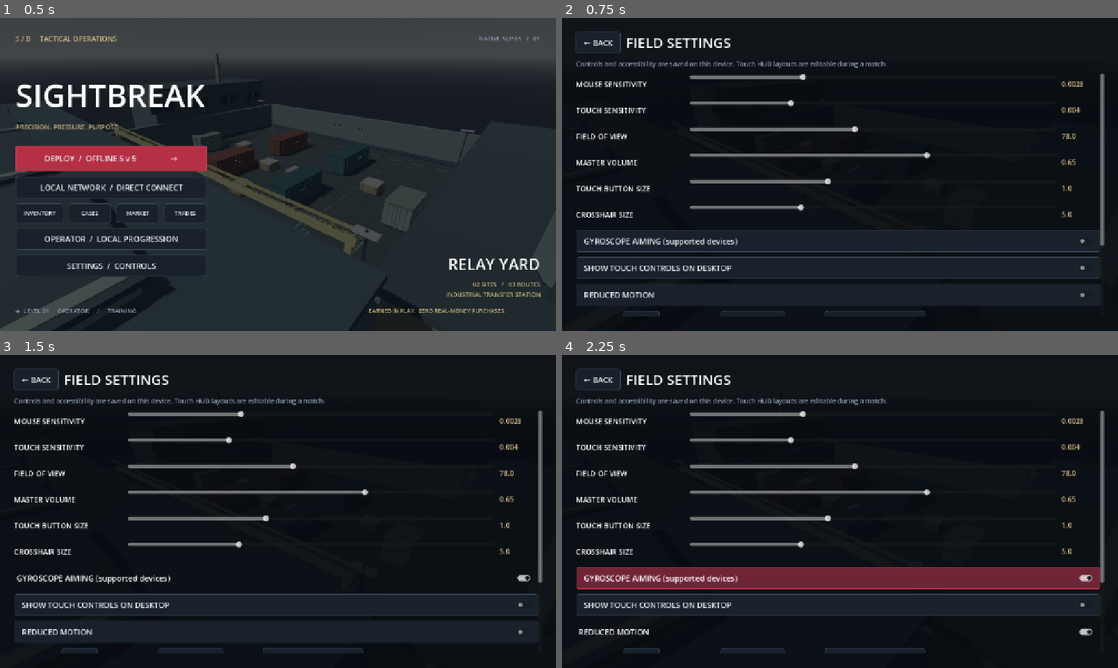
Above: before the commit, frames 1-4 (two rows, left to right).
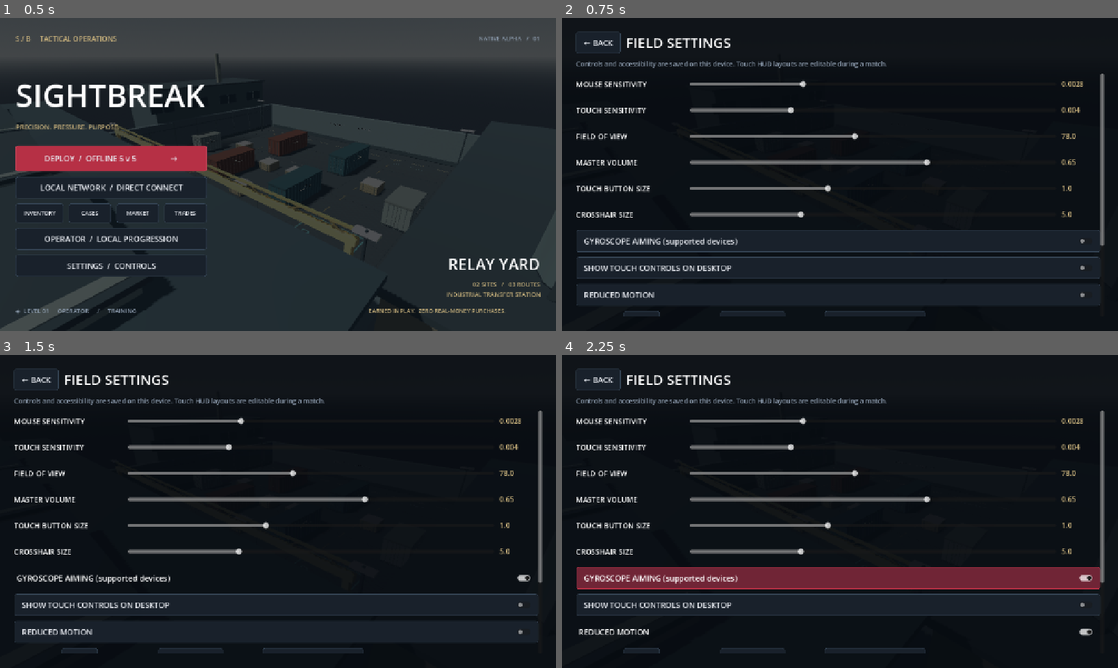
Above: after the commit, the same moments.

Repository: calebaiken/sightbreak
Game: Godot game, scene res://main.tscn
Two runs of this game, one before a commit and one after it. Both use one fixed random seed, a clock stepped at 60 frames per second and the inputs below.
Inputs:
- Up to frame 1 (0.5 s): no input
- Up to frame 2 (0.75 s): click "SETTINGS / CONTROLS" at 0.5 s
- Up to frame 3 (1.5 s): click "GYROSCOPE AIMING (supported d…" at 1.25 s
- Up to frame 4 (2.25 s): click "REDUCED MOTION" at 2 s

Frame 1 is identical in both runs. In frame 2, 3.9% of the frame differs, in the area x 23-67%, y 17-64%; in frame 3, 3.9%; in frame 4, 3.9%.

Commit message:
Clear touch HUD text overlaps verified in native landscape captures

Diff:
--- a/game/scripts/main.gd
+++ b/game/scripts/main.gd
@@ -352,6 +352,7 @@
 	slider.step = step
 	slider.value = float(profile.data.settings[key])
 	slider.size_flags_horizontal = Control.SIZE_EXPAND_FILL
+	slider.size_flags_vertical = Control.SIZE_SHRINK_CENTER
 	row.add_child(slider)
 	var value := label(str(slider.value), 16, GOLD)
 	value.custom_minimum_size.x = 90
@@ -515,7 +516,10 @@
 	top.add_child(side)
 	action_label = wrapped_label("", 16, GOLD)
 	action_label.horizontal_alignment = HORIZONTAL_ALIGNMENT_RIGHT
-	side.add_child(action_label)
+	var action_margin := MarginContainer.new()
+	action_margin.add_theme_constant_override("margin_right", 80 if uses_touch_controls() else 0)
+	side.add_child(action_margin)
+	action_margin.add_child(action_label)
 	var space := Control.new()
 	space.mouse_filter = Control.MOUSE_FILTER_IGNORE
 	space.size_flags_vertical = Control.SIZE_EXPAND_FILL
@@ -537,6 +541,7 @@
 	bottom.add_child(health_label)
 	var controls := wrapped_label("BUY  EQUIP     USE  OBJECTIVE     TEAM  ROSTER     II  MENU" if uses_touch_controls() else "B  BUY     E  OBJECTIVE     TAB  TEAM     ESC  MENU", 13, MUTED)
 	controls.horizontal_alignment = HORIZONTAL_ALIGNMENT_CENTER
+	controls.visible = not uses_touch_controls()
 	controls.vertical_alignment = VERTICAL_ALIGNMENT_BOTTOM
 	bottom.add_child(controls)
 	ammo_label = wrapped_label("12 / 36", 22)
--- a/game/scripts/ui/touch_controls.gd
+++ b/game/scripts/ui/touch_controls.gd
@@ -26,10 +26,10 @@
 var movement := Vector2.ZERO
 var look_delta := Vector2.ZERO
 var actions: Dictionary = {}
-const DEFAULT_POSITIONS := {"fire": Vector2(0.89, 0.53), "jump": Vector2(0.91, 0.75),
+const DEFAULT_POSITIONS := {"fire": Vector2(0.89, 0.53), "jump": Vector2(0.91, 0.73),
 	"crouch": Vector2(0.79, 0.83), "reload": Vector2(0.76, 0.62),
-	"interact": Vector2(0.65, 0.72), "grenade": Vector2(0.61, 0.9),
-	"smoke": Vector2(0.69, 0.9), "buy": Vector2(0.19, 0.14), "pause": Vector2(0.96, 0.07), "switch": Vector2(0.91, 0.9), "score": Vector2(0.08, 0.14), "move": Vector2(0.13, 0.74)}
+	"interact": Vector2(0.65, 0.72), "grenade": Vector2(0.60, 0.81),
+	"smoke": Vector2(0.69, 0.81), "buy": Vector2(0.19, 0.14), "pause": Vector2(0.96, 0.07), "switch": Vector2(0.91, 0.84), "score": Vector2(0.08, 0.14), "move": Vector2(0.13, 0.74)}
 var positions: Dictionary = DEFAULT_POSITIONS.duplicate()
 const LABELS := {"fire": "FIRE", "jump": "JUMP", "crouch": "LOW", "reload": "LOAD",
 	"interact": "USE", "grenade": "FRAG", "smoke": "SMOKE", "buy": "BUY", "pause": "II", "switch": "SWAP", "score": "TEAM"}
--- a/game/tests/landscape_ui_test.gd
+++ b/game/tests/landscape_ui_test.gd
@@ -31,6 +31,7 @@
 	var main = load("res://main.tscn").instantiate()
 	root.add_child(main)
 	main.profile.data.settings.touch_visible = true
+	main.profile.data.settings.hud_positions = {}
 	await settle()
 	for dimensions in [Vector2i(1280, 720), Vector2i(1600, 720), Vector2i(960, 720)]:
 		root.content_scale_size = dimensions
@@ -51,6 +52,14 @@
 		await settle()
 		check_horizontal(main.ui, str(dimensions) + " combat HUD")
 		await capture(main, "%dx%d-touch-hud" % [dimensions.x, dimensions.y])
+		for action in ["grenade", "smoke"]:
+			var point: Vector2 = main.touch.control_point(action)
+			var radius: float = main.touch.radius(action)
+			check(not Rect2(point - Vector2.ONE * radius, Vector2.ONE * radius * 2).intersects(main.status_label.get_global_rect()), action + " default button clears match instructions")
+		var swap_point: Vector2 = main.touch.control_point("switch")
+		check(swap_point.y + main.touch.radius("switch") < main.ammo_label.get_global_rect().position.y, "Swap button clears weapon/ammunition text")
+		var pause_point: Vector2 = main.touch.control_point("pause")
+		check(pause_point.x - main.touch.radius("pause") > main.action_label.get_global_rect().end.x, "Pause button clears device state text")
 		check("TAP BUY" in main.status_label.text, "Mobile buy prompt names actual touch control")
 		main.match_game.phase = "live"
 		main.status_label.set_meta("until", 0.0)
